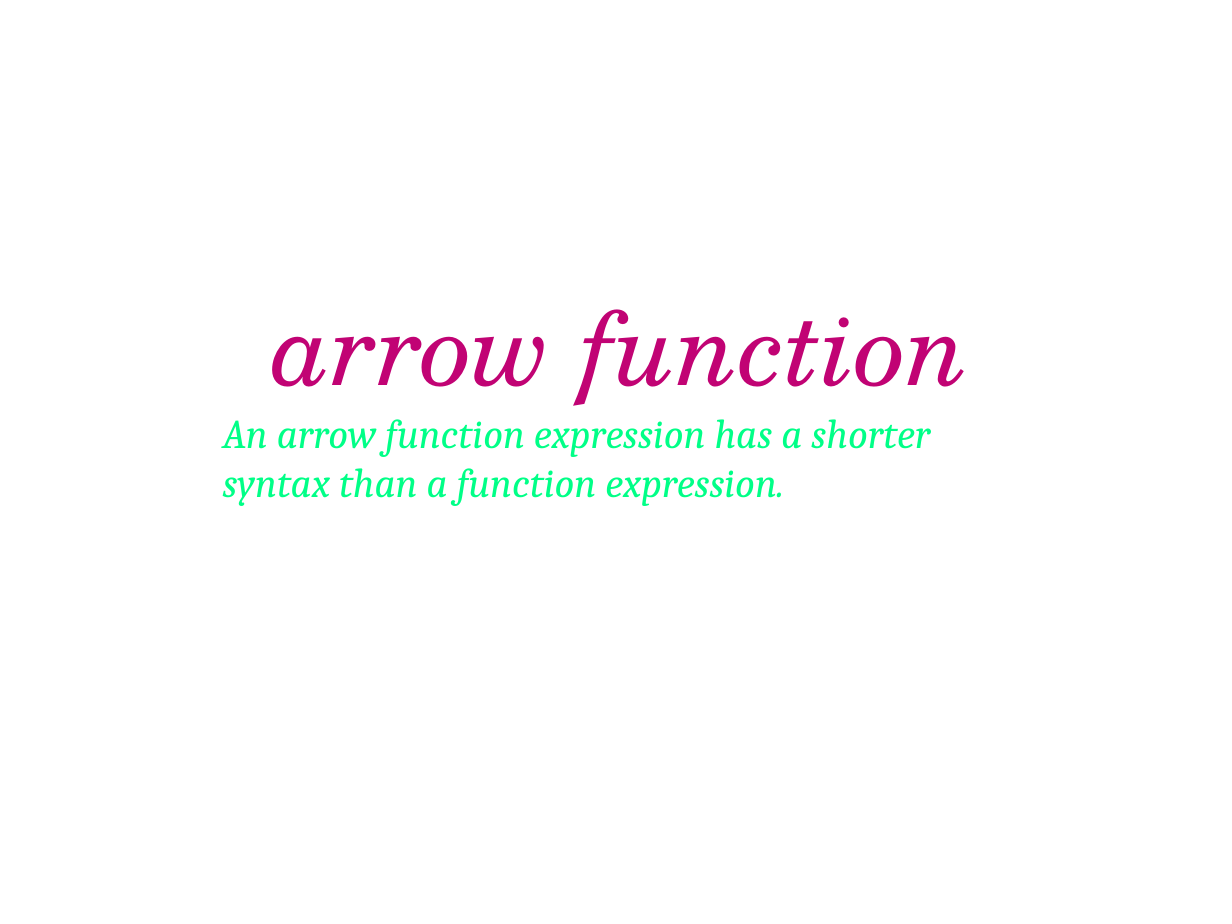
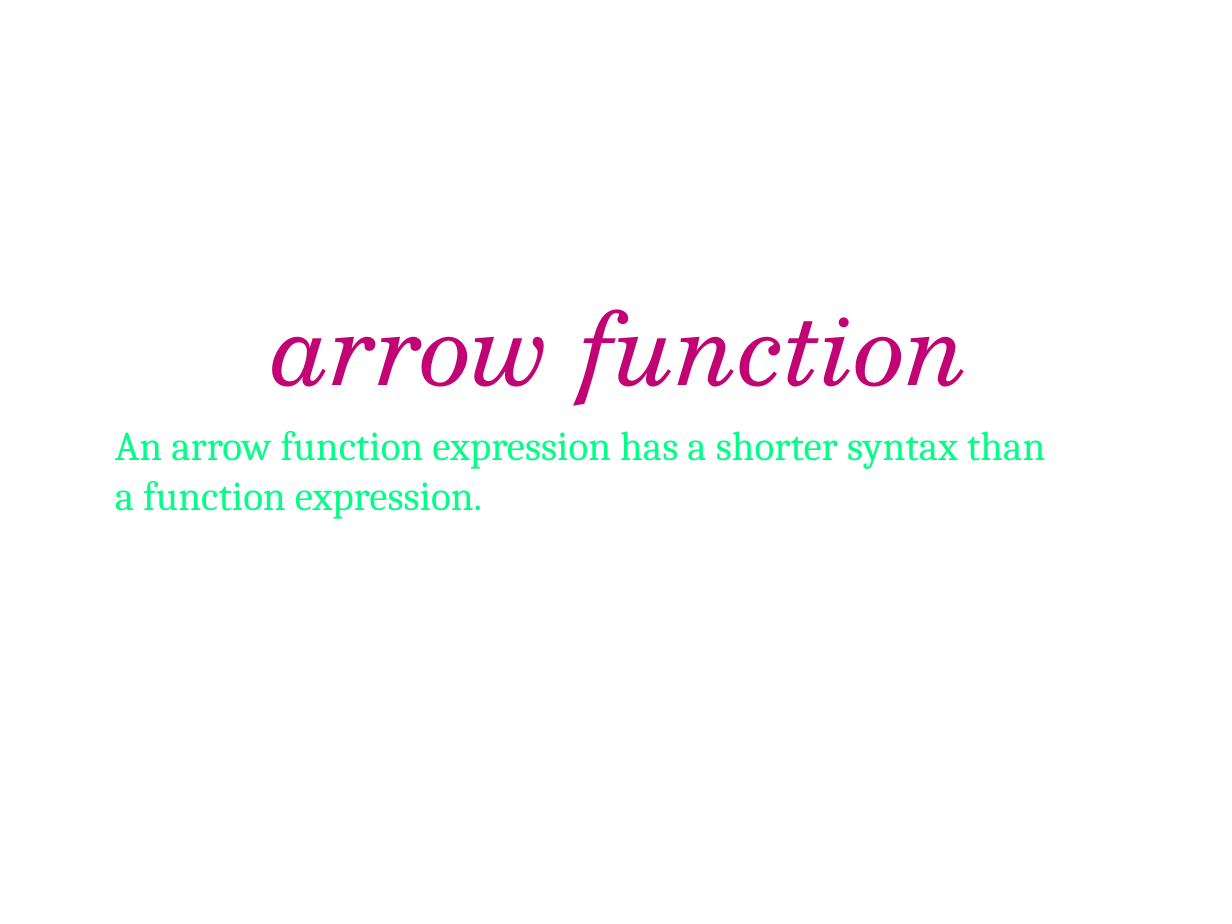
Before and after one commit to Saleel-Bagde/PPT-s, a slide deck: slide 197 of JavaScript.pptx (slide 199 before the commit). Drawn at 1232x924 pixels with LibreOffice and Linux fonts; fonts in the diff are those of the drawing. Boxes give left, top, right and bottom in pixels: in the first picture for what was removed or moved away, otherwise in the second. Text is boxed around its words. In the diff, an @@ line names an element or a change of style, - is before the commit and + after.

```diff
--- a/JavaScript.pptx
+++ b/JavaScript.pptx
@@ text "An arrow function expression has ...": place and size @@
-text "An arrow function expression has ..." at bbox=[223, 419, 930, 506]
+text "An arrow function expression has ..." at bbox=[115, 431, 1045, 519]
@@ text "An arrow function expression has ..." at bbox=[115, 431, 1045, 519]: italic off @@
```
Also in this commit, not shown: 8 other slides changed, 2 slides removed.
